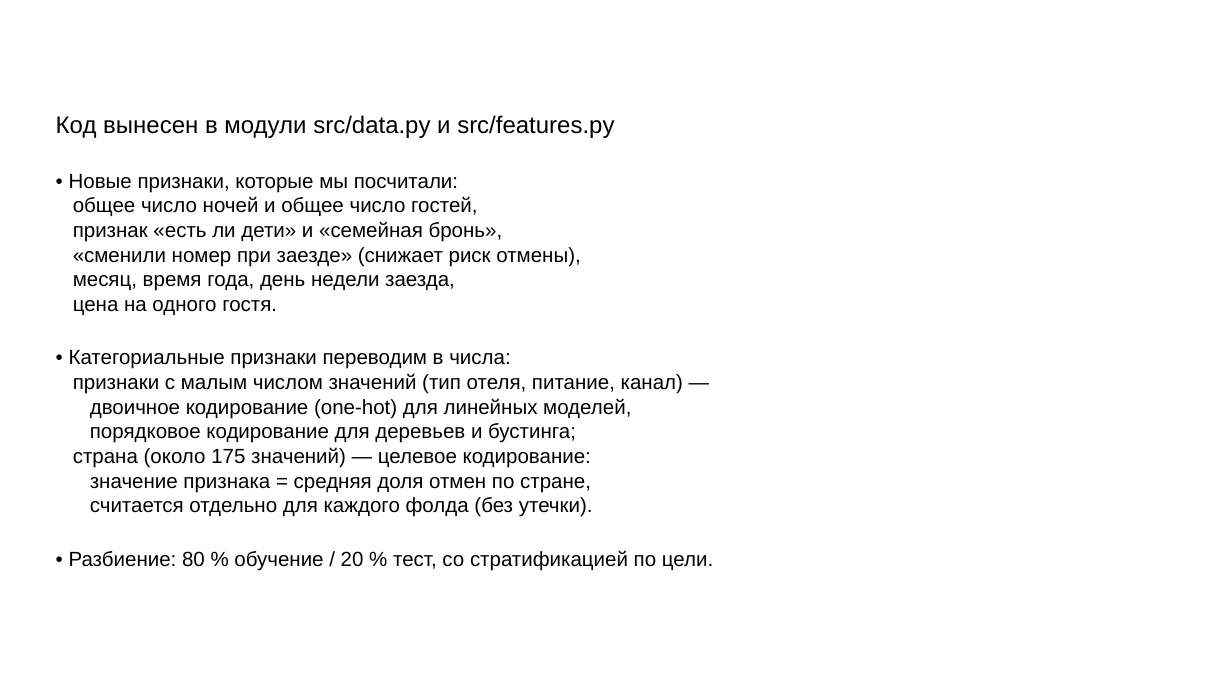
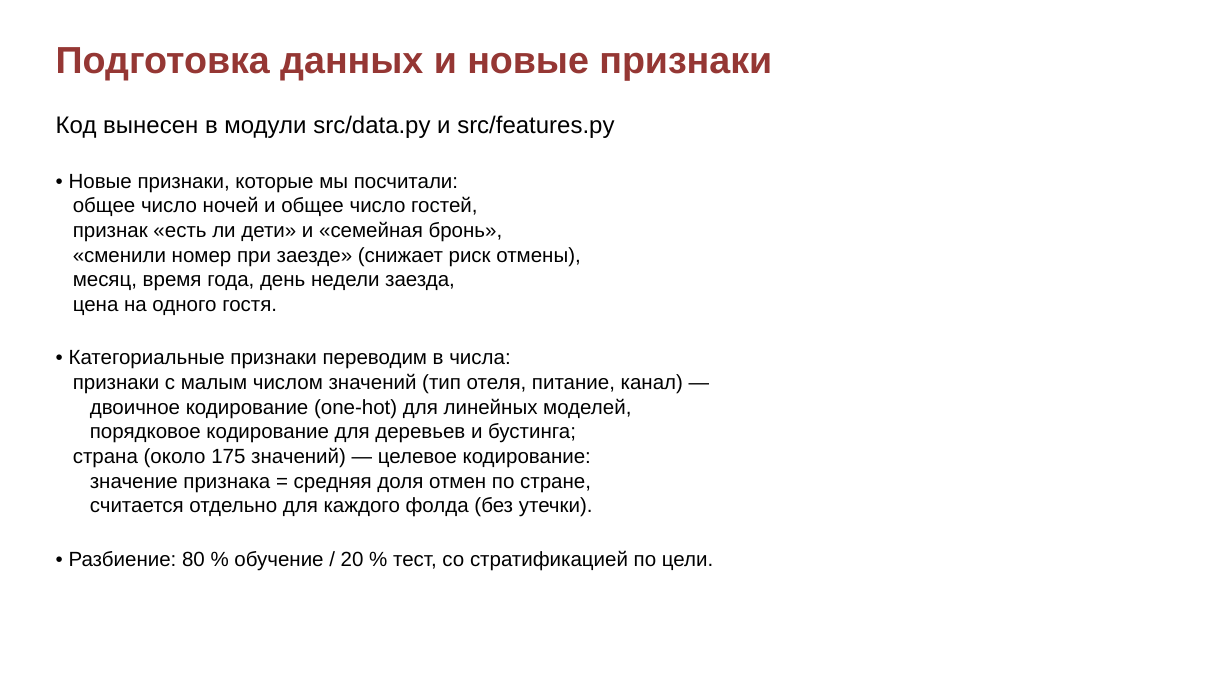
Before and after one commit to vitasha10/spbu2-project-sem2-ai, a slide deck: slide 8 of docs/presentation.pptx. Drawn at 1232x693 pixels with LibreOffice and Linux fonts; fonts in the diff are those of the drawing; background and template pictures are left out. Boxes give left, top, right and bottom in pixels: in the first picture for what was removed or moved away, otherwise in the second. Text is boxed around its words. In the diff, an @@ line names an element or a change of style, - is before the commit and + after.

```diff
--- a/docs/presentation.pptx
+++ b/docs/presentation.pptx
@@ text added at (56, 47, 772, 80), 22 pt, text #953734, bold @@
+Подготовка данных и новые признаки
```
Also in this commit, not shown: 12 other slides changed, 1 other file.
